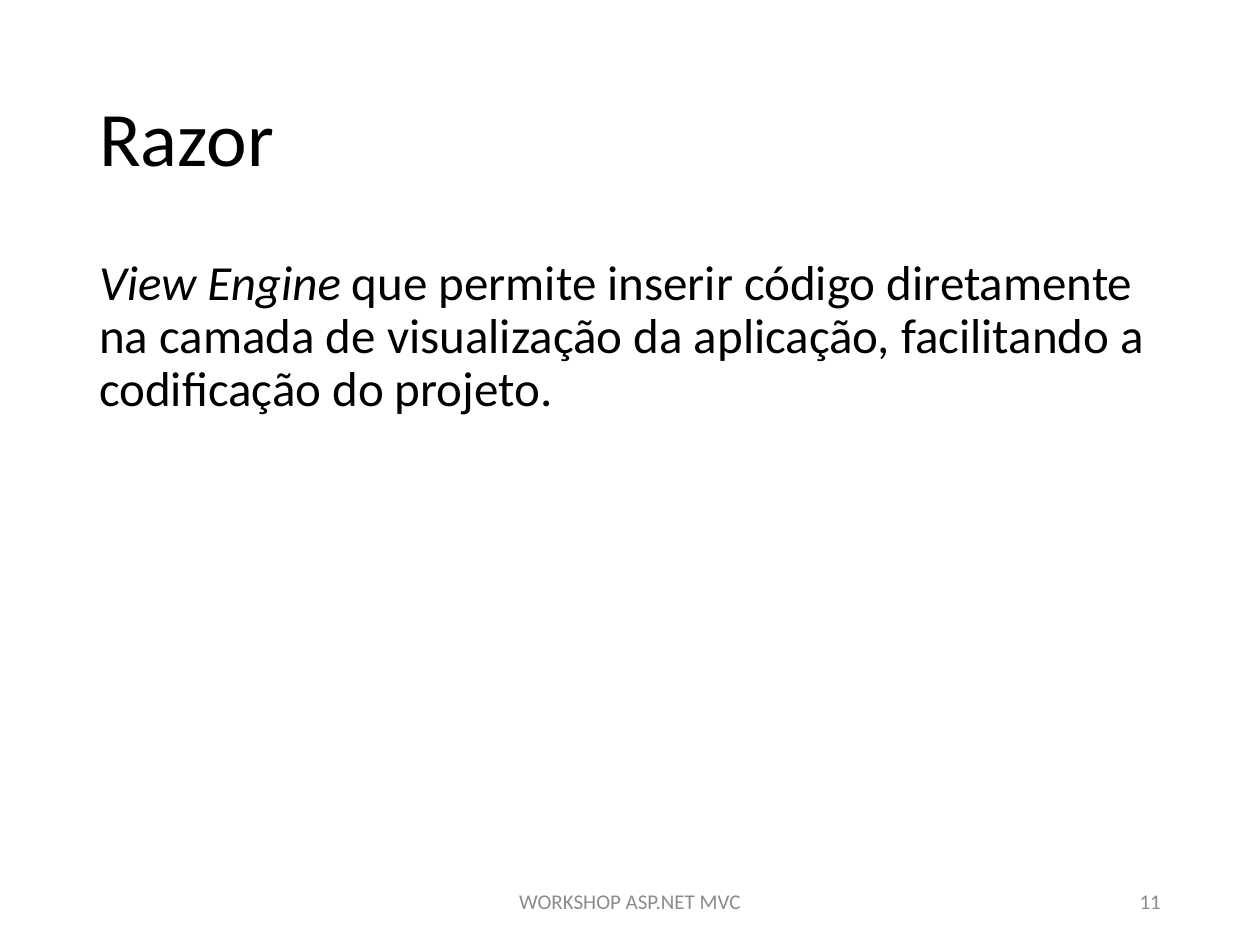
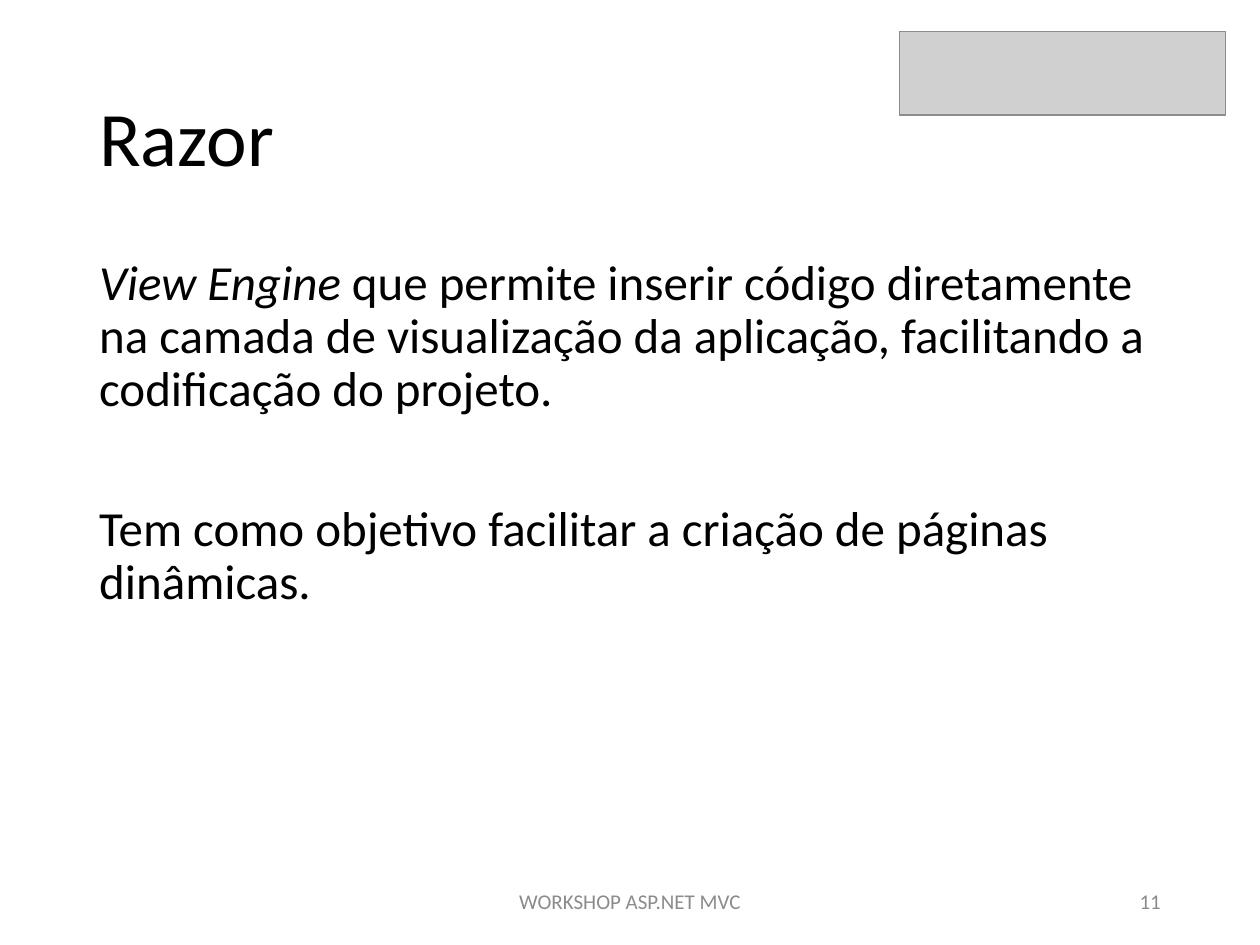
Before and after one commit to MiguelCosta/aspnet-workshop, a slide deck: slide 11 of ppt/aspnet-workshop.pptx. Drawn at 1260x945 pixels with LibreOffice and Linux fonts; fonts in the diff are those of the drawing; grey boxes stand for pictures. Boxes give left, top, right and bottom in pixels: in the first picture for what was removed or moved away, otherwise in the second. Text is boxed around its words. In the diff, an @@ line names an element or a change of style, - is before the commit and + after.

```diff
--- a/ppt/aspnet-workshop.pptx
+++ b/ppt/aspnet-workshop.pptx
@@ picture added at bbox=[900, 32, 1226, 115] @@
@@ text at bbox=[99, 512, 1048, 600]: paragraph added @@
+Tem como objetivo facilitar a criação de páginas dinâmicas.
```
Also in this commit, not shown: 17 other slides changed, 1 slide added, 1 slide removed.
